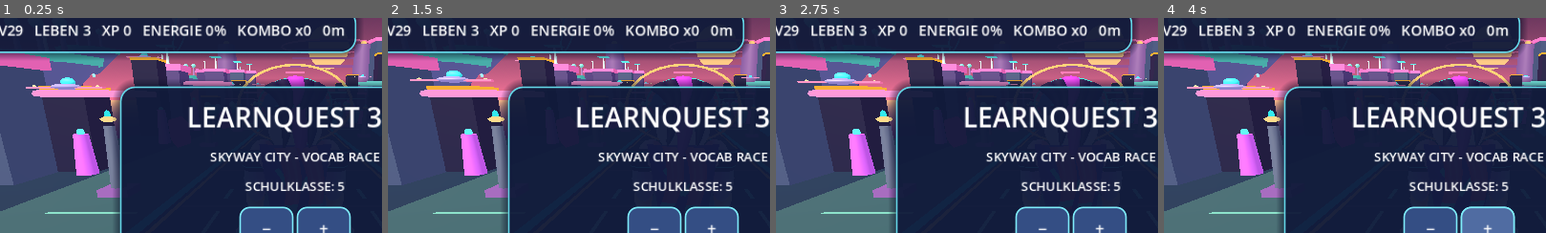
Above: before the commit, frames 1-4 (left to right).
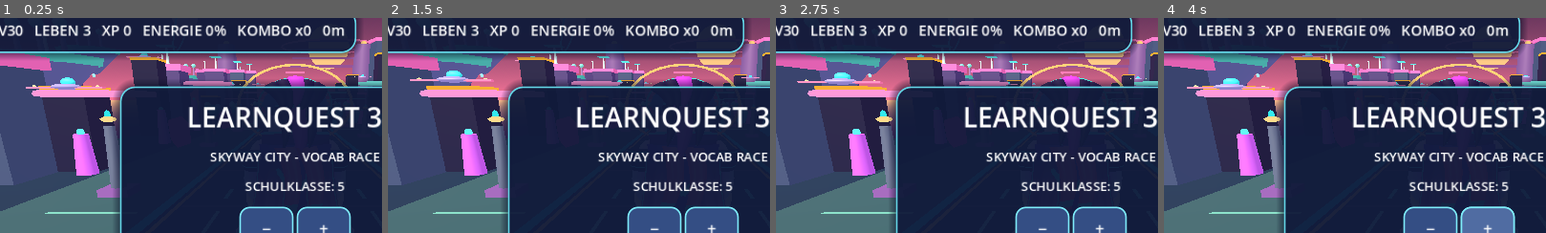
Above: after the commit, the same moments.

Repository: mtothek0703/learnquest-unity-web
Game: Godot game, scene res://main.tscn
Same seed, same stepped clock (60 frames per second), same inputs: the game is played once before the commit and once after it.
Inputs:
- Up to frame 1 (0.25 s): no input
- Up to frame 2 (1.5 s): click "RECHTS >" at 0.5 s; click "SPRINGEN" at 1.25 s
- Up to frame 3 (2.75 s): click "TURBO" at 2 s
- Up to frame 4 (4 s): click "−" at 2.75 s; click "+" at 3.5 s
The pictures show only the part of the screen within x 11-61%, y 4-54%; the shares and areas given below are measured in that part.

The runs differ from the first frame. In frame 1, 0.1% of the frame differs, in the area x 2-6%, y 3-9%; in frame 2, 0.1%; in frame 3, 0.1%; in frame 4, 0.1%.

Commit message:
Skyway V30: sculpted animated coat with neon seams and guarded immutable release

Diff:
--- a/godot/rider_character.gd
+++ b/godot/rider_character.gd
@@ -105,6 +105,9 @@
     model.add_child(face)
     _add_hairstyle(model)
     _add_sculpted_jacket(model)
+    var coat := preload("res://rider_coat.gd").new() as Node3D
+    coat.name = "AnimatedSculptedCoat"
+    model.add_child(coat)
     # Keep the original animated board and lights, hide only its old body.
     var old_body := legacy_rider.get_node_or_null("Animated racer rig")
     if old_body != null:
--- /dev/null
+++ b/godot/rider_coat.gd
@@ -0,0 +1,169 @@
+extends Node3D
+## Original sculpted coat-tail mesh for the imported glTF rider. No external
+## textures, paid assets, physics changes, or per-frame mesh rebuilding.
+## Two individually animated cloth panels frame the glowing jacket emblem.
+var tails: Array[Node3D] = []
+var clock: float = 0.0
+
+func _ready() -> void:
+    _build_coat()
+
+func _process(delta: float) -> void:
+    clock += delta
+    var rider := get_parent().get_parent() as Node3D
+    var lean := float(rider.get("lean")) if rider != null else 0.0
+    var turbo := bool(rider.get("boosting")) if rider != null else false
+    for i in range(tails.size()):
+        var tail := tails[i]
+        var side := -1.0 if i == 0 else 1.0
+        var wind := -0.26 if turbo else -0.08
+        tail.rotation.x = lerpf(tail.rotation.x, wind + sin(clock * (8.0 if turbo else 3.2) + float(i)) * 0.06, minf(1.0, delta * 6.0))
+        tail.rotation.z = lerpf(tail.rotation.z, -lean * 0.16 + side * sin(clock * 2.7) * 0.035, minf(1.0, delta * 6.0))
+
+func _fabric() -> StandardMaterial3D:
+    var material := StandardMaterial3D.new()
+    material.albedo_color = Color.WHITE
+    material.vertex_color_use_as_albedo = true
+    material.metallic = 0.14
+    material.roughness = 0.57
+    material.cull_mode = BaseMaterial3D.CULL_DISABLED
+    return material
+
+func _glow() -> StandardMaterial3D:
+    var material := StandardMaterial3D.new()
+    material.albedo_color = Color(0.19, 0.94, 1.0)
+    material.emission_enabled = true
+    material.emission = Color(0.06, 0.63, 0.92)
+    material.emission_energy_multiplier = 1.7
+    material.cull_mode = BaseMaterial3D.CULL_DISABLED
+    return material
+
+func _build_coat() -> void:
+    tails.clear()
+    var fabric := _fabric()
+    var trim := _glow()
+    for i in range(2):
+        var side := -1.0 if i == 0 else 1.0
+        var pivot := Node3D.new()
+        pivot.name = "LeftCoatTail" if i == 0 else "RightCoatTail"
+        pivot.position = Vector3(side * 0.34, 1.96, 0.73)
+        add_child(pivot)
+        var cloth := MeshInstance3D.new()
+        cloth.name = "SculptedCloth"
+        cloth.mesh = _cloth_mesh(side)
+        cloth.material_override = fabric
+        pivot.add_child(cloth)
+        var seams := MeshInstance3D.new()
+        seams.name = "NeonSeams"
+        seams.mesh = _seam_mesh(side)
+        seams.material_override = trim
+        pivot.add_child(seams)
+        tails.append(pivot)
+    var collar := MeshInstance3D.new()
+    collar.name = "RaisedSculptedCollar"
+    collar.mesh = _collar_mesh(false)
+    collar.material_override = fabric
+    add_child(collar)
+    var collar_trim := MeshInstance3D.new()
+    collar_trim.name = "CollarLight"
+    collar_trim.mesh = _collar_mesh(true)
+    collar_trim.material_override = trim
+    add_child(collar_trim)
+
+func _cloth_point(u: float, t: float, side: float) -> Vector3:
+    var across := u * 2.0 - 1.0
+    var width := 0.40 + 0.09 * t
+    var pleat := sin(u * PI * 4.0) * 0.028 * sin(t * PI)
+    return Vector3(
+        across * width * 0.5 + side * (0.09 * t * t),
+        -0.94 * t - 0.08 * t * t * (1.0 - absf(across)),
+        0.035 + 0.29 * t * t + pleat + 0.045 * across * across
+    )
+
+func _vertex(tool: SurfaceTool, point: Vector3, t: float) -> void:
+    # Hand-authored violet-to-magenta fabric gradient, independent of textures.
+    tool.set_color(Color(0.21, 0.12, 0.48).lerp(Color(0.77, 0.22, 0.66), t * 0.75))
+    tool.add_vertex(point)
+
+func _cloth_mesh(side: float) -> ArrayMesh:
+    var tool := SurfaceTool.new()
+    tool.begin(Mesh.PRIMITIVE_TRIANGLES)
+    const ROWS := 14
+    const COLUMNS := 8
+    for row in range(ROWS):
+        var t0 := float(row) / float(ROWS)
+        var t1 := float(row + 1) / float(ROWS)
+        for col in range(COLUMNS):
+            var u0 := float(col) / float(COLUMNS)
+            var u1 := float(col + 1) / float(COLUMNS)
+            var a := _cloth_point(u0, t0, side)
+            var b := _cloth_point(u1, t0, side)
+            var c := _cloth_point(u0, t1, side)
+            var d := _cloth_point(u1, t1, side)
+            _vertex(tool, a, t0)
+            _vertex(tool, c, t1)
+            _vertex(tool, d, t1)
+            _vertex(tool, a, t0)
+            _vertex(tool, d, t1)
+            _vertex(tool, b, t0)
+    tool.generate_normals()
+    return tool.commit()
+
+func _seam_mesh(side: float) -> ArrayMesh:
+    var tool := SurfaceTool.new()
+    tool.begin(Mesh.PRIMITIVE_TRIANGLES)
+    const STEPS := 14
+    for edge in [0.025, 0.935]:
+        for step in range(STEPS):
+            var t0 := float(step) / float(STEPS)
+            var t1 := float(step + 1) / float(STEPS)
+            _quad(tool,
+                _cloth_point(edge, t0, side),
+                _cloth_point(edge + 0.035, t0, side),
+                _cloth_point(edge, t1, side),
+                _cloth_point(edge + 0.035, t1, side))
+    for step in range(STEPS):
+        var u0 := float(step) / float(STEPS)
+        var u1 := float(step + 1) / float(STEPS)
+        _quad(tool,
+            _cloth_point(u0, 0.95, side),
+            _cloth_point(u1, 0.95, side),
+            _cloth_point(u0, 0.99, side),
+            _cloth_point(u1, 0.99, side))
+    tool.generate_normals()
+    return tool.commit()
+
+func _quad(tool: SurfaceTool, a: Vector3, b: Vector3, c: Vector3, d: Vector3) -> void:
+    var offset := Vector3(0.0, 0.0, 0.013)
+    tool.add_vertex(a + offset)
+    tool.add_vertex(c + offset)
+    tool.add_vertex(d + offset)
+    tool.add_vertex(a + offset)
+    tool.add_vertex(d + offset)
+    tool.add_vertex(b + offset)
+
+func _collar_point(u: float, top: bool) -> Vector3:
+    var x := (u * 2.0 - 1.0) * 0.50
+    var arc := 1.0 - pow(absf(x) / 0.50, 2.0)
+    return Vector3(x, (2.36 - 0.07 * absf(x)) if top else 2.12, 0.50 + 0.14 * arc + (0.035 if top else 0.0))
+
+func _collar_mesh(light: bool) -> ArrayMesh:
+    var tool := SurfaceTool.new()
+    tool.begin(Mesh.PRIMITIVE_TRIANGLES)
+    const STEPS := 20
+    for i in range(STEPS):
+        var u0 := float(i) / float(STEPS)
+        var u1 := float(i + 1) / float(STEPS)
+        if light:
+            var a := _collar_point(u0, true)
+            var b := _collar_point(u1, true)
+            _quad(tool, a, b, a - Vector3(0.0, 0.032, 0.0), b - Vector3(0.0, 0.032, 0.0))
+        else:
+            _vertex(tool, _collar_point(u0, false), 0.0)
+            _vertex(tool, _collar_point(u1, false), 0.0)
+            _vertex(tool, _collar_point(u1, true), 0.35)
+            _vertex(tool, _collar_point(u0, false), 0.0)
+            _vertex(tool, _collar_point(u1, true), 0.35)
+            _vertex(tool, _collar_point(u0, true), 0.35)
+    tool.generate_normals()
+    return tool.commit()
--- a/godot/smoke_test.gd
+++ b/godot/smoke_test.gd
@@ -57,7 +57,7 @@
     if (sculpted_lock.mesh as ArrayMesh).surface_get_array_len(0) < 200:
         _fail("Tapered hair mesh has insufficient geometry")
         return
-    # V29: expressive face has original curved geometry and timed blinking.
+    # V30: expressive face has original curved geometry and timed blinking.
     var face := installed_model.get_node_or_null("ExpressiveFace") as Node3D
     if face == null:
         _fail("Expressive facial rig is missing")
@@ -111,6 +111,30 @@
         if trim_material == null or not trim_material.emission_enabled:
             _fail("Neon shoulder piping is not emissive on " + arm_name)
             return
+    # V30: mesh-built two-panel coat, gradient fabric, luminous seams and collar.
+    var coat := installed_model.get_node_or_null("AnimatedSculptedCoat") as Node3D
+    if coat == null:
+        _fail("Sculpted animated coat is missing")
+        return
+    for tail_name in ["LeftCoatTail", "RightCoatTail"]:
+        var tail := coat.get_node_or_null(tail_name) as Node3D
+        var cloth := tail.get_node_or_null("SculptedCloth") as MeshInstance3D if tail != null else null
+        var seams := tail.get_node_or_null("NeonSeams") as MeshInstance3D if tail != null else null
+        if cloth == null or not (cloth.mesh is ArrayMesh) or (cloth.mesh as ArrayMesh).surface_get_array_len(0) < 650:
+            _fail("Detailed curved coat fabric missing: " + tail_name)
+            return
+        if seams == null or not (seams.mesh is ArrayMesh) or (seams.mesh as ArrayMesh).surface_get_array_len(0) < 200:
+            _fail("Glowing tailored coat seams missing: " + tail_name)
+            return
+        var seam_material := seams.material_override as StandardMaterial3D
+        if seam_material == null or not seam_material.emission_enabled:
+            _fail("Coat seams must be emissive")
+            return
+    var collar := coat.get_node_or_null("RaisedSculptedCollar") as MeshInstance3D
+    var collar_light := coat.get_node_or_null("CollarLight") as MeshInstance3D
+    if collar == null or not (collar.mesh is ArrayMesh) or (collar.mesh as ArrayMesh).surface_get_array_len(0) < 100 or collar_light == null:
+        _fail("Raised curved collar and luminous trim are missing")
+        return
     rider.set("boosting", true)
     rider.set("lean", 0.8)
     await process_frame
@@ -119,6 +143,10 @@
         return
     if absf(hair_lock.rotation.x) < 0.001 or absf(hair_lock.rotation.z) < 0.001:
         _fail("The 3D rider hair is not responding to turbo and steering")
+        return
+    var left_tail := coat.get_node("LeftCoatTail") as Node3D
+    if left_tail.rotation.x >= 0.0:
+        _fail("Coat fabric does not respond to turbo wind")
         return
     rider.set("boosting", false)
     rider.set("lean", 0.0)
@@ -167,7 +195,7 @@
     if mobile_hud == null or hud_panel == null:
         _fail("Race HUD or its panel is missing")
         return
-    if not mobile_hud.text.contains("V29") or not mobile_hud.text.contains("\n") or not mobile_hud.text.contains("KOMBO x0"):
+    if not mobile_hud.text.contains("V30") or not mobile_hud.text.contains("\n") or not mobile_hud.text.contains("KOMBO x0"):
         _fail("Phone portrait HUD must display version, stats and combo on separate lines")
         return
     if hud_panel.custom_minimum_size.x > 360.0:
@@ -177,12 +205,12 @@
     if controls.columns != 4:
         _fail("Desktop controls must return to one row")
         return
-    if not mobile_hud.text.contains("SKYWAY V29") or mobile_hud.text.contains("\n"):
+    if not mobile_hud.text.contains("SKYWAY V30") or mobile_hud.text.contains("\n"):
         _fail("Desktop HUD must return to its single-line layout")
         return
     game.call("_start_game")
     var hud := game.get("hud") as Label
-    if hud == null or not hud.text.contains("SKYWAY V29") or not hud.text.contains("KOMBO x0"):
+    if hud == null or not hud.text.contains("SKYWAY V30") or not hud.text.contains("KOMBO x0"):
         _fail("Race HUD must show the current version and starting combo")
         return
     if not bool(game.get("started")):
@@ -322,5 +350,5 @@
         if answer_button.disabled:
             _fail("A new vocabulary question kept an old answer disabled")
             return
-    print("LEARNQUEST SMOKE TEST PASSED: scene, 3D world, rider, steering, jump, pickups, vocabulary, responsive V29 HUD")
+    print("LEARNQUEST SMOKE TEST PASSED: scene, 3D world, rider, steering, jump, pickups, vocabulary, responsive V30 HUD")
     quit(0)
--- a/godot/world.gd
+++ b/godot/world.gd
@@ -558,9 +558,9 @@
 func _refresh_hud() -> void:
     if hud != null:
         if mobile_hud_layout:
-            hud.text = "V29  LEBEN %d  XP %d\nENERGIE %d%%  KOMBO x%d  %dm" % [lives, xp, power, combo, int(distance)]
+            hud.text = "V30  LEBEN %d  XP %d\nENERGIE %d%%  KOMBO x%d  %dm" % [lives, xp, power, combo, int(distance)]
         else:
-            hud.text = "SKYWAY V29   LEBEN %d   XP %d   ENERGIE %d%%   KOMBO x%d   %dm" % [lives, xp, power, combo, int(distance)]
+            hud.text = "SKYWAY V30   LEBEN %d   XP %d   ENERGIE %d%%   KOMBO x%d   %dm" % [lives, xp, power, combo, int(distance)]
 
 # Follow the racer on lane changes and jumps; widen the view during turbo.
 func _update_camera(delta: float) -> void:
Not shown, changed: .github/scripts/preserve_legacy_pages.py
Not shown, changed: .github/scripts/test_preserve_legacy_pages.py
Not shown, changed: .github/workflows/preserve-pages-check.yml
Not shown, changed: .github/workflows/publish-unity-webgl.yml
